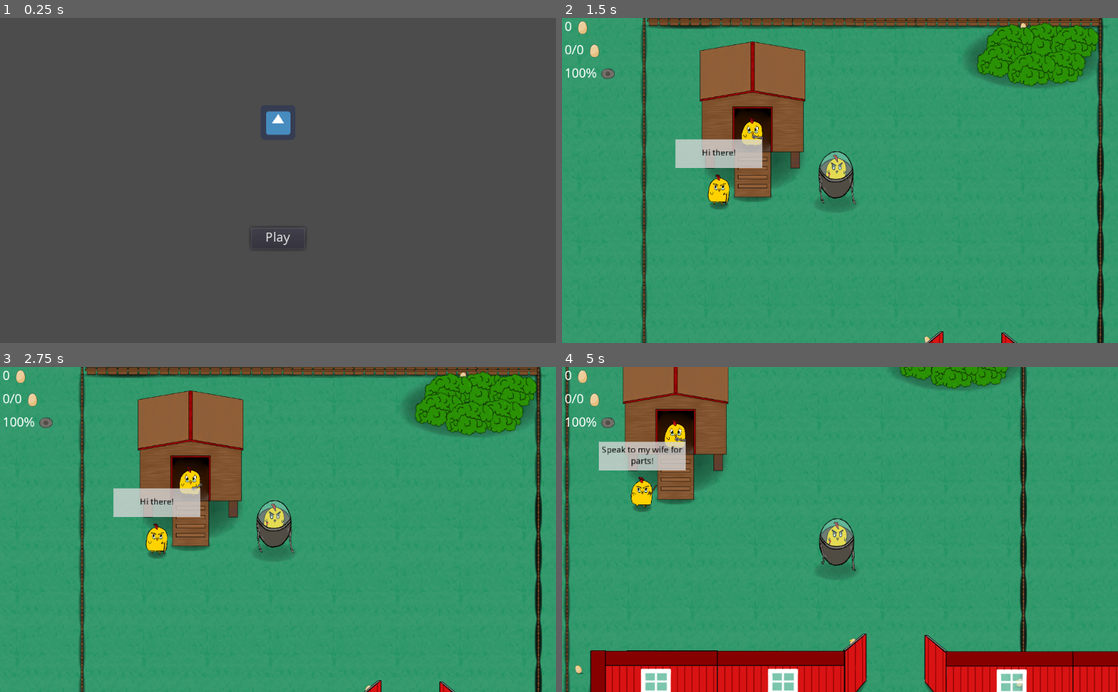
Above: before the commit, frames 1-4 (two rows, left to right).
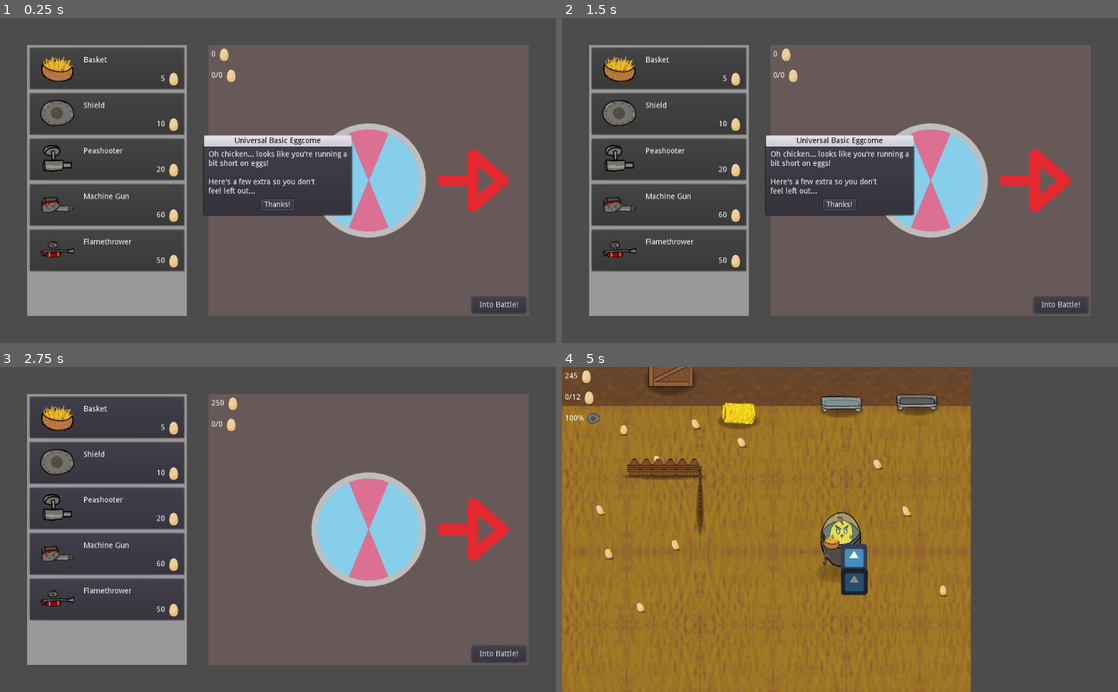
Above: after the commit, the same moments.

Repository: CiaranWoodward/LD46
Game: Godot game, scene res://Menu/DesignMenu.tscn
Same seed, same stepped clock (60 frames per second), same inputs: the game is played once before the commit and once after it. Before the commit the project starts from res://Menu/MainMenu.tscn. The engine's default icon, where the game draws it, is replaced by a stand-in: a white triangle on a blue panel in a dark square. Sound files missing from this copy of the repository are replaced by a short silence.
Inputs (mouse positions are in pixels of both pictures, inside the frame that each line leads up to):
- Up to frame 1 (0.25 s): no input
- Up to frame 2 (1.5 s): click (840, 239) at 0.5 s, where only the run before the commit has a clickable "Play"; click (1062, 304) at 1.25 s, where only the run after the commit has a clickable "Into Battle!"
- Up to frame 3 (2.75 s): click (278, 552) at 2 s, where only the run after the commit has a clickable "Thanks!"
- Up to frame 4 (5 s): click (667, 419) at 2.77 s; tap Enter (ui_accept) at 3.5, 3.77, 4.52 s; move the mouse to (962, 513) at 3.52 s; hold Right (player_right) 3.53-4.28 s; tap E (interact, bound only before the commit) at 3.6, 4.35 s; click (962, 513) at 3.67 s; move the mouse to (728, 545) at 4.27 s; hold S (player_down) from 4.28 s (still down)

The runs differ from the first frame. In frame 1, 52% of the frame differs, in the area x 4-96%, y 8-92%; in frame 2, 100%, in the area x 0-100%, y 0-100%; in frame 3, 100%; in frame 4, 99%.

Commit message:
Add story text

Diff:
--- a/Levels/BatteryFarmLevel.tscn
+++ b/Levels/BatteryFarmLevel.tscn
@@ -371,9 +371,11 @@
 
 [node name="GuideChick" parent="YSort" instance=ExtResource( 10 )]
 position = Vector2( 3631.34, 620.167 )
+speech = PoolStringArray( "We\'re here!", "There are lot\'s of scary humans in there...", "Don\'t go unprepared!", "Ask my wife to make parts", "We believe in you!!!", "", "", "" )
 
 [node name="GuideChick2" parent="YSort" instance=ExtResource( 10 )]
 position = Vector2( -39.5322, 95.4538 )
+speech = PoolStringArray( "Can\'t stop until every chick is free!", "Thank you!!!", "", "" )
 
 [node name="MechChick" parent="YSort" instance=ExtResource( 12 )]
 position = Vector2( 3550.4, 626.819 )
--- a/Levels/FarmLevel.tscn
+++ b/Levels/FarmLevel.tscn
@@ -3154,14 +3154,15 @@
 
 [node name="GuideChick" parent="YSort" instance=ExtResource( 22 )]
 position = Vector2( -902.539, -1488.77 )
-speech = PoolStringArray( "Hi there!", "Speak to my wife for parts!", "We need to keep those stolen eggs alive!", "" )
+speech = PoolStringArray( "Hi there!", "This is my wife", "She\'s a bit mad", "Lost her marbles after they keep stealing our eggs!", "Apparently, they want to eat them!", "", "Please help us", "We tried stealing them back", "But they keep taking them!", "We have no choice but to defeat the thieves!", "Help us keep our babies alive!", "", "My wife is a great mechanic", "Made that suit a while ago", "She\'s too distraught to build anymore", "Bring her eggs and maybe she\'ll cheer up", "", "Good luck!", "", "", "", "", "", "" )
 
 [node name="GuideChick2" parent="YSort" instance=ExtResource( 22 )]
 position = Vector2( 3320.17, -1365.46 )
-speech = PoolStringArray( "Good Job!", "Get in the truck!", "" )
+speech = PoolStringArray( "Good Job so far!", "There\'s still many more to find!", "Don\'t forget to speak to my wife for more parts", "", "" )
 
 [node name="GuideChick3" parent="YSort" instance=ExtResource( 22 )]
 position = Vector2( 6749.43, -2809.54 )
+speech = PoolStringArray( "Great job!", "You found so many!", "Your work isn\'t finished yet though!", "", "There\'s a place they\'ve been taking the eggs", "Hop in the truck", "", "" )
 
 [node name="Truck" parent="YSort" instance=ExtResource( 24 )]
 position = Vector2( 7344.31, -2747.29 )
--- a/Levels/MarketLevel.tscn
+++ b/Levels/MarketLevel.tscn
@@ -1289,9 +1289,11 @@
 
 [node name="GuideChick" parent="YSort" instance=ExtResource( 14 )]
 position = Vector2( -20.9294, 604.754 )
+speech = PoolStringArray( "The thieves come here to get money for our babies", "They\'re expecting you though!", "Be careful!", "", "", "" )
 
 [node name="GuideChick2" parent="YSort" instance=ExtResource( 14 )]
 position = Vector2( 6557.93, 1981.77 )
+speech = PoolStringArray( "Amazing job!", "Just one last place to go!", "", "Legends speak of a torturous place", "One where everyone lives in a box", "They can\'t move and their eggs are taken", "", "Come! Let\'s go set them free!", "Hop in the truck!", "", "" )
 
 [node name="MechChick" parent="YSort" instance=ExtResource( 16 )]
 position = Vector2( -38.5124, 382.357 )
--- a/project.godot
+++ b/project.godot
@@ -21,7 +21,7 @@
 [application]
 
 config/name="LD46"
-run/main_scene="res://Menu/MainMenu.tscn"
+run/main_scene="res://Menu/DesignMenu.tscn"
 config/icon="res://icon.png"
 
 [autoload]
@@ -31,10 +31,6 @@
 [debug]
 
 settings/stdout/print_fps=true
-
-[gui]
-
-theme/use_hidpi=true
 
 [input]
 
@@ -88,11 +84,6 @@
 "events": [ Object(InputEventMouseButton,"resource_local_to_scene":false,"resource_name":"","device":0,"alt":false,"shi …(212 unchanged characters)…
  ]
 }
-interact={
-"deadzone": 0.5,
-"events": [ Object(InputEventKey,"resource_local_to_scene":false,"resource_name":"","device":0,"alt":false,"shift":false,"control":false,"meta":false,"command":false,"pressed":false,"scancode":69,"unicode":0,"echo":false,"script":null)
- ]
-}
 
 [input_devices]
 
